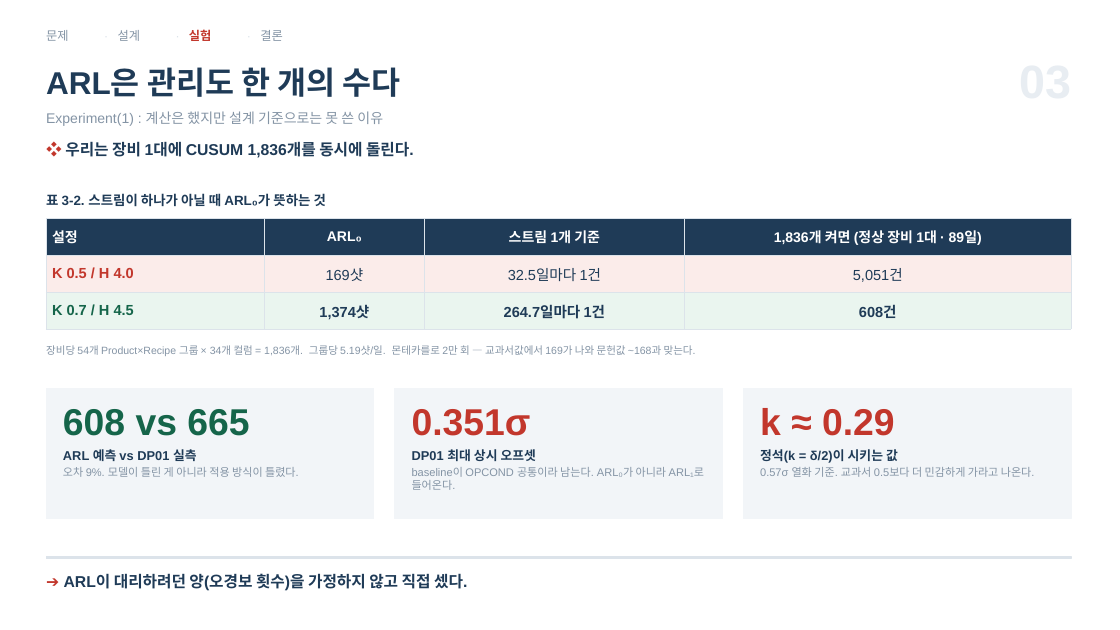
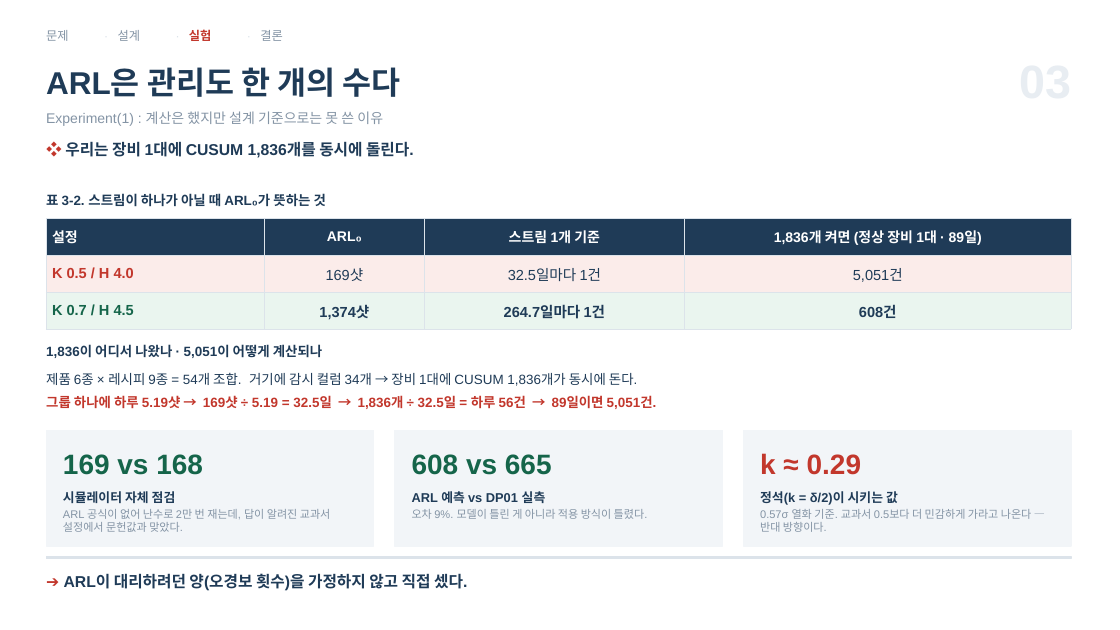
Before and after one commit to Mango-Orange-smoothie/SKSuniC_14th, a slide deck: slide 7 of docs/발표_CUSUM_판정식.pptx. Drawn at 1120x630 pixels with LibreOffice and Linux fonts; fonts in the diff are those of the drawing. Boxes give left, top, right and bottom in pixels: in the first picture for what was removed or moved away, otherwise in the second. Text is boxed around its words. In the diff, an @@ line names an element or a change of style, - is before the commit and + after.

```diff
--- a/docs/발표_CUSUM_판정식.pptx
+++ b/docs/발표_CUSUM_판정식.pptx
@@ text at <box>46,344,322,358</box>: text changed; size 9 to 11.5 pt; text colour #8494A5 to #1F3B57; bold on @@
-장비당 54개 Product×Recipe 그룹 × 34개 컬럼 = 1,836개. 그룹당 5.19샷/일. 몬테카를로 2만 회 — 교과서값에서 169가 나와 문헌값 ~168과 맞는다.
+1,836이 어디서 나왔나 · 5,051이 어떻게 계산되나
@@ text "1,836이 어디서 나왔나 · 5,051이 ..." at <box>46,344,322,358</box>: vertical alignment top to middle @@
@@ text added at <box>46,373,657,409</box>, 11.5 pt, text #C2372C, bold @@
+제품 6종 × 레시피 9종 = 54개 조합. 거기에 감시 컬럼 34개 → 장비 1대에 CUSUM 1,836개가 동시에 돈다.
+그룹 하나에 하루 5.19샷 → 169샷 ÷ 5.19 = 32.5일 → 1,836개 ÷ 32.5일 = 하루 56건 → 89일이면 5,051건.
@@ text removed at <box>412,409,531,436</box> @@
-0.351σ
@@ rectangle: place and size @@
-rectangle at <box>46,388,374,518</box>
+rectangle at <box>46,430,374,546</box>
@@ rectangle: place and size @@
-rectangle at <box>395,388,723,518</box>
+rectangle at <box>395,430,723,546</box>
@@ text "608 vs 665" at <box>412,454,552,475</box>: size 32 to 24 pt @@
@@ text "608 vs 665": place and size @@
-text "608 vs 665" at <box>63,409,249,436</box>
+text "608 vs 665" at <box>412,454,552,475</box>
@@ text removed at <box>412,449,536,461</box> @@
-DP01 최대 상시 오프셋
@@ rectangle: place and size @@
-rectangle at <box>744,388,1071,518</box>
+rectangle at <box>744,430,1071,546</box>
@@ text "k ≈ 0.29": place and size @@
-text "k ≈ 0.29" at <box>760,408,895,436</box>
+text "k ≈ 0.29" at <box>760,453,861,475</box>
@@ text "k ≈ 0.29" at <box>760,453,861,475</box>: size 32 to 24 pt @@
@@ text at <box>63,454,203,475</box>: text changed; size 11 to 24 pt; text colour #1F3B57 to #15654A @@
-ARL 예측 vs DP01 실측
+169 vs 168
@@ text added at <box>63,491,176,503</box>, 11 pt, text #1F3B57, bold @@
+시뮬레이터 자체 점검
@@ text added at <box>63,509,331,532</box>, 9.5 pt, text #8494A5 @@
+ARL 공식이 없어 난수로 2만 번 재는데, 답이 알려진 교과서 설정에서 문헌값과 맞았다.
@@ text "오차 9%. 모델이 틀린 게 ...": place and size @@
-text "오차 9%. 모델이 틀린 게 ..." at <box>63,467,299,477</box>
+text "오차 9%. 모델이 틀린 게 ..." at <box>412,509,648,519</box>
@@ text "ARL 예측 vs DP01 실측" at <box>412,491,546,503</box>: vertical alignment top to middle @@
@@ text at <box>412,491,546,503</box>: text changed; size 9.5 to 11 pt; text colour #8494A5 to #1F3B57; bold on @@
-baseline이 OPCOND 공통이라 남는다. ARL₀가 아니라 ARL₁로 들어온다.
+ARL 예측 vs DP01 실측
@@ text "정석(k = δ/2)이 시키는 값": place and size @@
-text "정석(k = δ/2)이 시키는 값" at <box>760,449,898,463</box>
+text "정석(k = δ/2)이 시키는 값" at <box>760,491,898,505</box>
@@ text at <box>760,509,1032,532</box>: text changed @@
-0.57σ 열화 기준. 교과서 0.5보다 더 민감하게 가라고 나온다.
+0.57σ 열화 기준. 교과서 0.5보다 더 민감하게 가라고 나온다 — 반대 방향이다.
```
